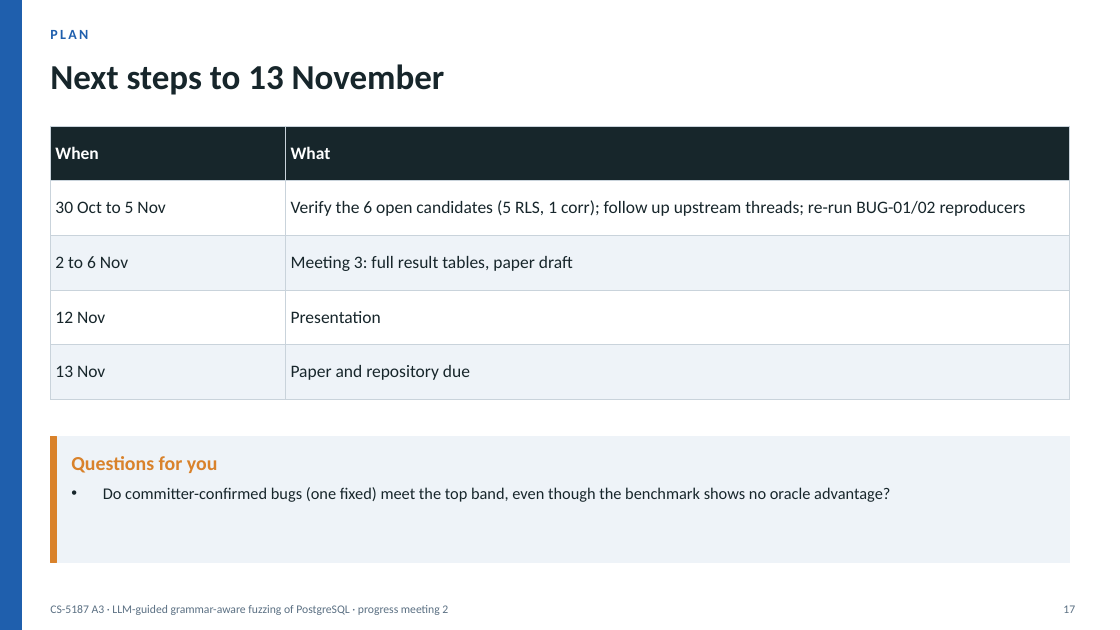
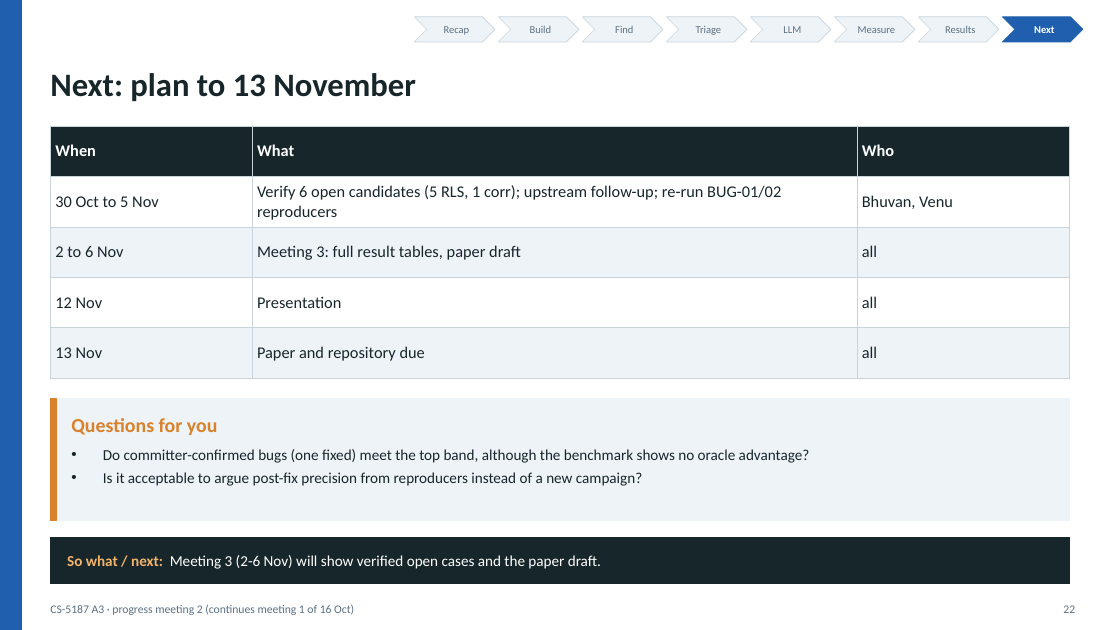
Before and after one commit to v28k/cs5187-term-project, a slide deck: slide 22 of docs/meeting2/deck/progress_meeting2.pptx (slide 17 before the commit). Drawn at 1120x630 pixels with LibreOffice and Linux fonts; fonts in the diff are those of the drawing. Boxes give left, top, right and bottom in pixels: in the first picture for what was removed or moved away, otherwise in the second. Text is boxed around its words. In the diff, an @@ line names an element or a change of style, - is before the commit and + after.

```diff
--- a/docs/meeting2/deck/progress_meeting2.pptx
+++ b/docs/meeting2/deck/progress_meeting2.pptx
@@ chevron added at (414, 17, 495, 42), fill #EEF3F8, outline #C9D3DB 0.5 pt @@
@@ text added at (444, 26, 470, 35), 9 pt, text #5B7083 @@
+Recap
@@ chevron added at (498, 17, 579, 42), fill #EEF3F8, outline #C9D3DB 0.5 pt @@
@@ text added at (530, 26, 552, 33), 9 pt, text #5B7083 @@
+Build
@@ chevron added at (582, 17, 663, 42), fill #EEF3F8, outline #C9D3DB 0.5 pt @@
@@ text added at (615, 26, 633, 33), 9 pt, text #5B7083 @@
+Find
@@ chevron added at (666, 17, 747, 42), fill #EEF3F8, outline #C9D3DB 0.5 pt @@
@@ text added at (696, 26, 722, 35), 9 pt, text #5B7083 @@
+Triage
@@ chevron added at (750, 17, 831, 42), fill #EEF3F8, outline #C9D3DB 0.5 pt @@
@@ text added at (783, 26, 801, 33), 9 pt, text #5B7083 @@
+LLM
@@ chevron added at (834, 17, 915, 42), fill #EEF3F8, outline #C9D3DB 0.5 pt @@
@@ text added at (858, 26, 896, 33), 9 pt, text #5B7083 @@
+Measure
@@ chevron added at (918, 17, 999, 42), fill #EEF3F8, outline #C9D3DB 0.5 pt @@
@@ text added at (945, 26, 975, 33), 9 pt, text #5B7083 @@
+Results
@@ chevron added at (1002, 17, 1083, 42), fill #1F5FAD, outline #1F5FAD 0.5 pt @@
@@ text added at (1034, 26, 1054, 33), 9 pt, text #FFFFFF, bold @@
+Next
@@ text removed at (50, 30, 88, 39) @@
-PLAN
@@ text at (50, 73, 416, 101): text changed; size 30 to 28 pt @@
-Next steps to 13 November
+Next: plan to 13 November
@@ table at (50, 126, 1070, 365) @@
-column 2: What | Verify the 6 open candidates (5 RLS, 1 corr); follow up upstream threads; re-run BUG-01/02 reproducers | Meeting 3: full result tables, paper draft | Presentation | Paper and repository due
+column 2: What | Verify 6 open candidates (5 RLS, 1 corr); upstream follow-up; re-run BUG-01/02 reproducers | Meeting 3: full result tables, paper draft | Presentation | Paper and repository due
+column 3: Who | Bhuvan, Venu | all | all | all
@@ rectangle: place and size @@
-rectangle at (50, 437, 1070, 563)
+rectangle at (50, 399, 1070, 521)
@@ rectangle: place and size @@
-rectangle at (50, 437, 56, 563)
+rectangle at (50, 399, 56, 521)
@@ text "Questions for you": place and size @@
-text "Questions for you" at (71, 456, 218, 473)
+text "Questions for you" at (71, 418, 218, 435)
@@ text at (103, 449, 810, 486): text changed; size 14 to 13 pt @@
-• Do committer-confirmed bugs (one fixed) meet the top band, even though the benchmark shows no oracle advantage?
+• Do committer-confirmed bugs (one fixed) meet the top band, although the benchmark shows no oracle advantage?
+• Is it acceptable to argue post-fix precision from reproducers instead of a new campaign?
@@ rectangle added at (50, 538, 1070, 584), fill #17262B, outline #17262B 1 pt @@
@@ text added at (67, 555, 601, 569), 13 pt, text #FFFFFF @@
+So what / next: Meeting 3 (2-6 Nov) will show verified open cases and the paper draft.
@@ text at (50, 604, 354, 615): text changed @@
-CS-5187 A3 · LLM-guided grammar-aware fuzzing of PostgreSQL · progress meeting 2
+CS-5187 A3 · progress meeting 2 (continues meeting 1 of 16 Oct)
@@ text at (1063, 605, 1075, 613): text changed @@
-17
+22
```
Also in this commit, not shown: 10 other slides changed, 12 slides added, 7 slides removed, 6 other files.
